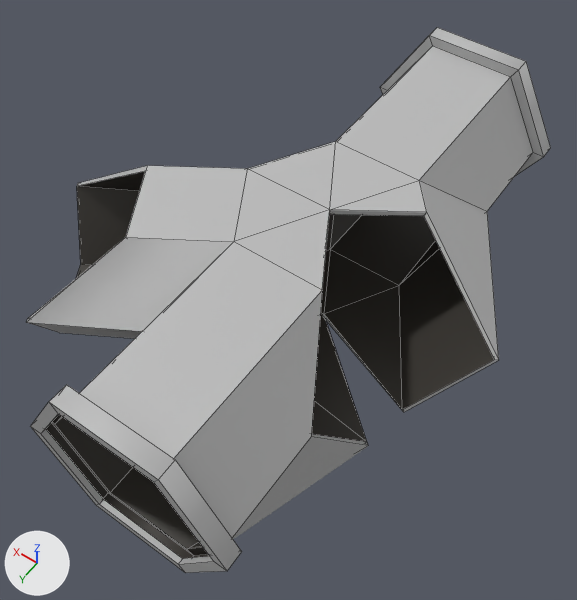
The FBX model Assets/MiniGames/Repair/Models/Pipe_2Way_Fork_01_Damaged.fbx: old version first, new version second.
Both versions are drawn from a camera (50 mm lens) standing at (-0.91, 1.5, 2.39) and looking at (0.08, 0.11, 0.21). Lighting does not change. The marker at lower left points along +X, +Y and +Z. Mesh edges are drawn as thin lines. Where no turn or scale is listed for an object, it has been applied to the vertices.

The older version as bpy lines, for what is in view:
```python
me_mesh = bpy.data.meshes.new('Mesh')
me_mesh.from_pydata(...)  # 148 vertices, 162 faces; spans x -0.64..0.97, y -1.0..1.0, z 0.01..0.64
# faces by material slot: [68, 94]
me_mesh.materials.append(mat_pipe_interior)  # black #3a3631
me_mesh.materials.append(mat_lambert1)  # grey #bcbcbc
ob_pipe_2way_fork_01_damaged = bpy.data.objects.new('Pipe_2Way_Fork_01_Damaged', me_mesh)
ob_pipe_2way_fork_01_damaged.location = (0.0, 0.0, 0.0)
```
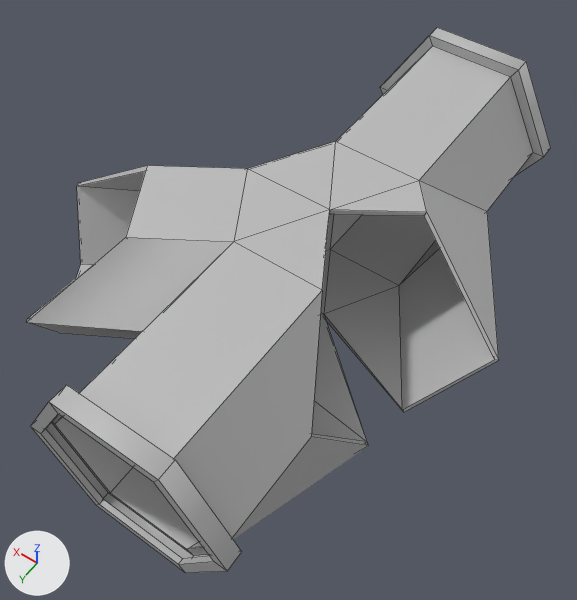
Pixel boxes [x1, y1, x2, y2] of what changed, in the pictures (577 x 600 px):
part 1 of me_mesh, recoloured (black to grey): [46, 171, 494, 559] in both

Patch to the scene script:
```diff
--- a/Assets/MiniGames/Repair/Models/Pipe_2Way_Fork_01_Damaged.fbx.py
+++ b/Assets/MiniGames/Repair/Models/Pipe_2Way_Fork_01_Damaged.fbx.py
@@ me_mesh @@
 me_mesh.from_pydata(...)  # 148 vertices, 162 faces; spans x -0.64..0.97, y -1.0..1.0, z 0.01..0.64
 # used by ob_pipe_2way_fork_01_damaged; location = (0.0, 0.0, 0.0)
+# me_mesh part 1: all 68 faces that had it switch from mat_pipe_interior (black #3a3631) to mat_lambert1 (grey #bcbcbc)
```
